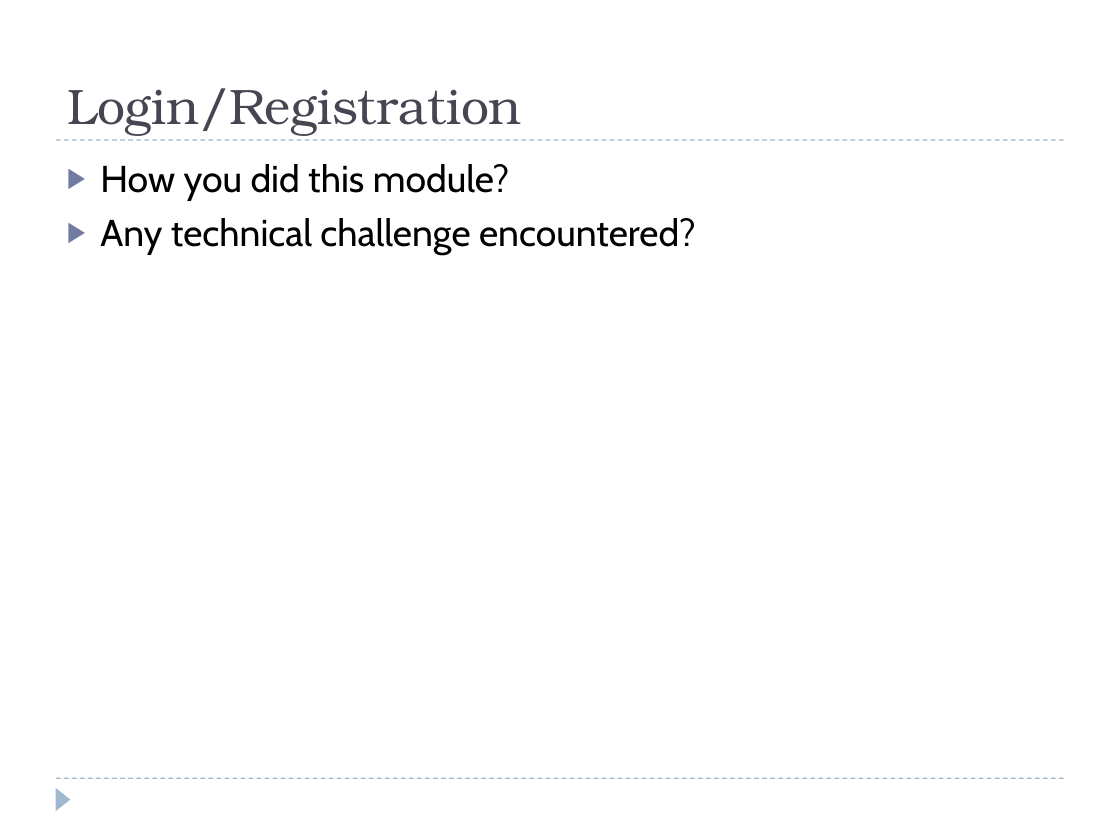
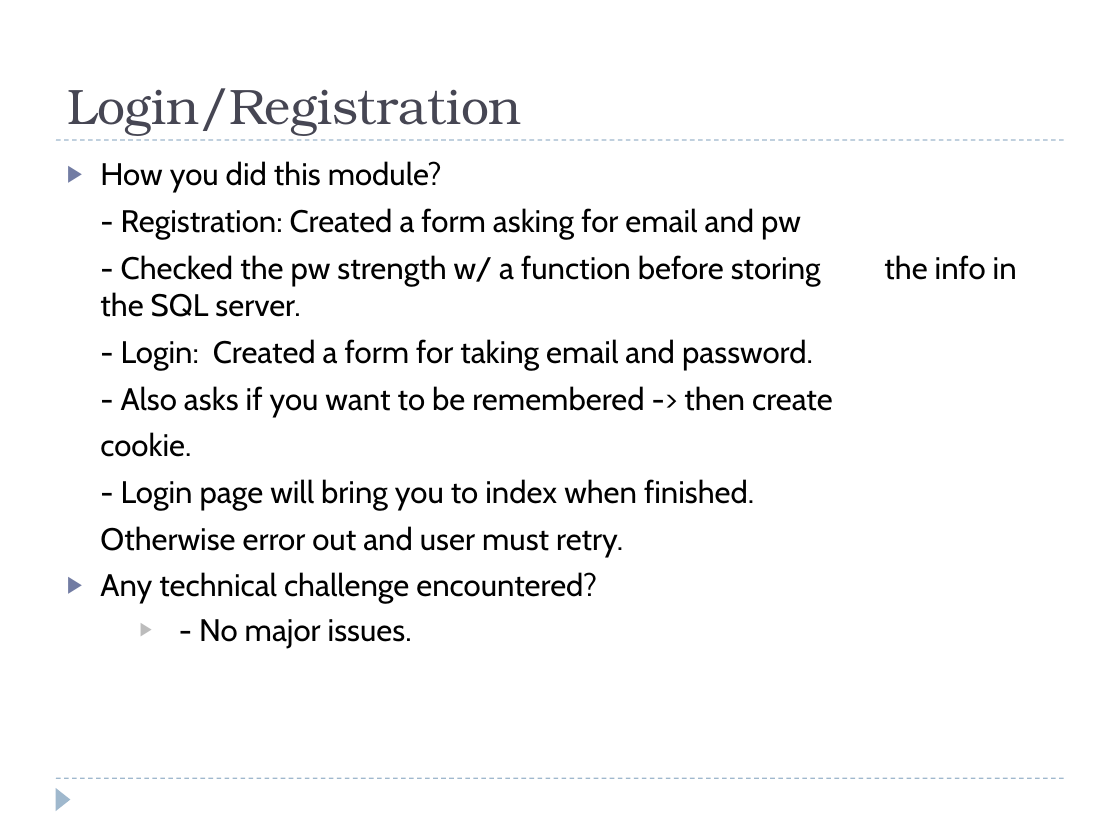
Before and after one commit to BowenChan/CS-174-Website-Project, a slide deck: slide 4 of Presentation and Files/2014 TeamProject3 Presentation 1212014.ppt. Drawn at 1120x840 pixels with LibreOffice and Linux fonts; fonts in the diff are those of the drawing. Boxes give left, top, right and bottom in pixels: in the first picture for what was removed or moved away, otherwise in the second. Text is boxed around its words. In the diff, an @@ line names an element or a change of style, - is before the commit and + after.

Commit message:
modified presentation files

```diff
--- a/Presentation and Files/2014 TeamProject3 Presentation 1212014.ppt
+++ b/Presentation and Files/2014 TeamProject3 Presentation 1212014.ppt
@@ text at bbox=[100, 161, 597, 604]: size 24 to 20 pt in "How you did this module?", "Any technical challenge encountered?" @@
@@ text at bbox=[100, 208, 833, 557]: paragraphs added @@
+- Registration: Created a form asking for email and pw
+- Checked the pw strength w/ a function before storing the info in the SQL server.
+- Login: Created a form for taking email and password.
+- Also asks if you want to be remembered -> then create
+cookie.
+- Login page will bring you to index when finished.
+Otherwise error out and user must retry.
@@ text at bbox=[199, 619, 412, 649]: paragraph added @@
+    ▶ - No major issues.
```
Also in this commit, not shown: 3 other files.
